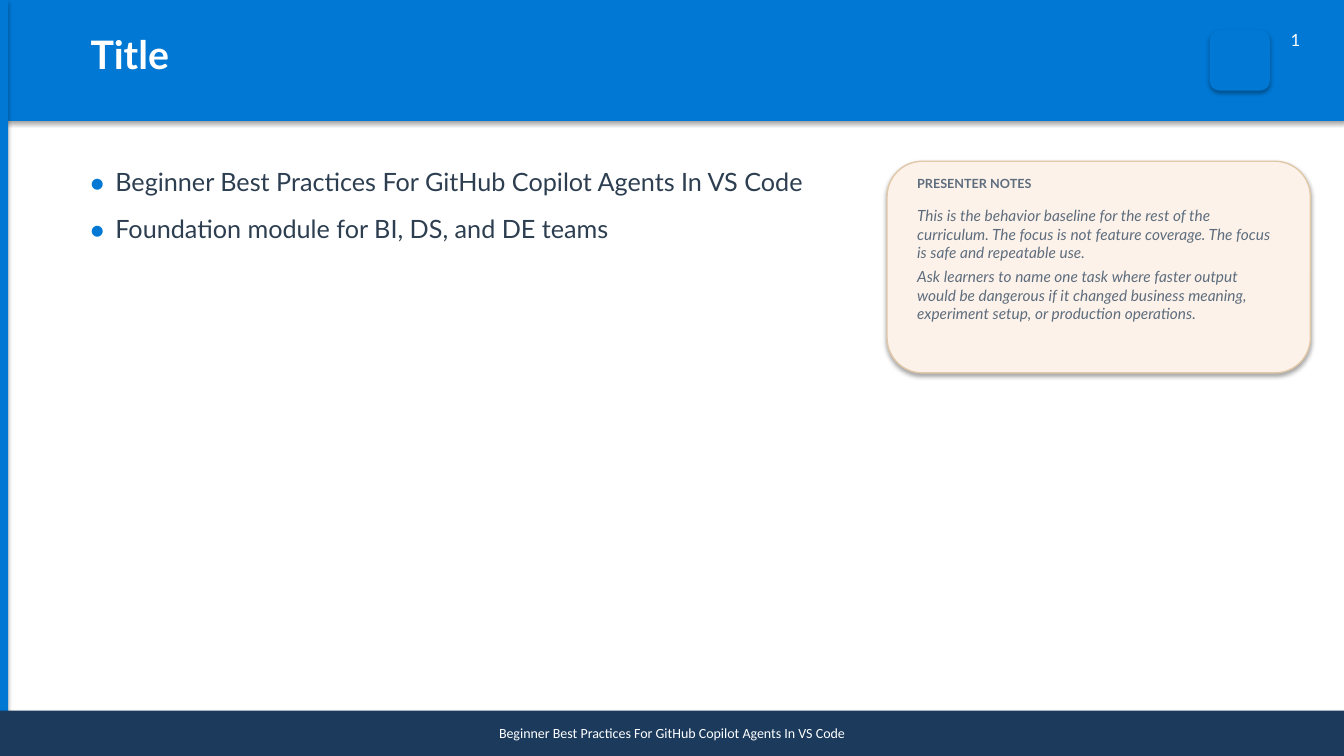
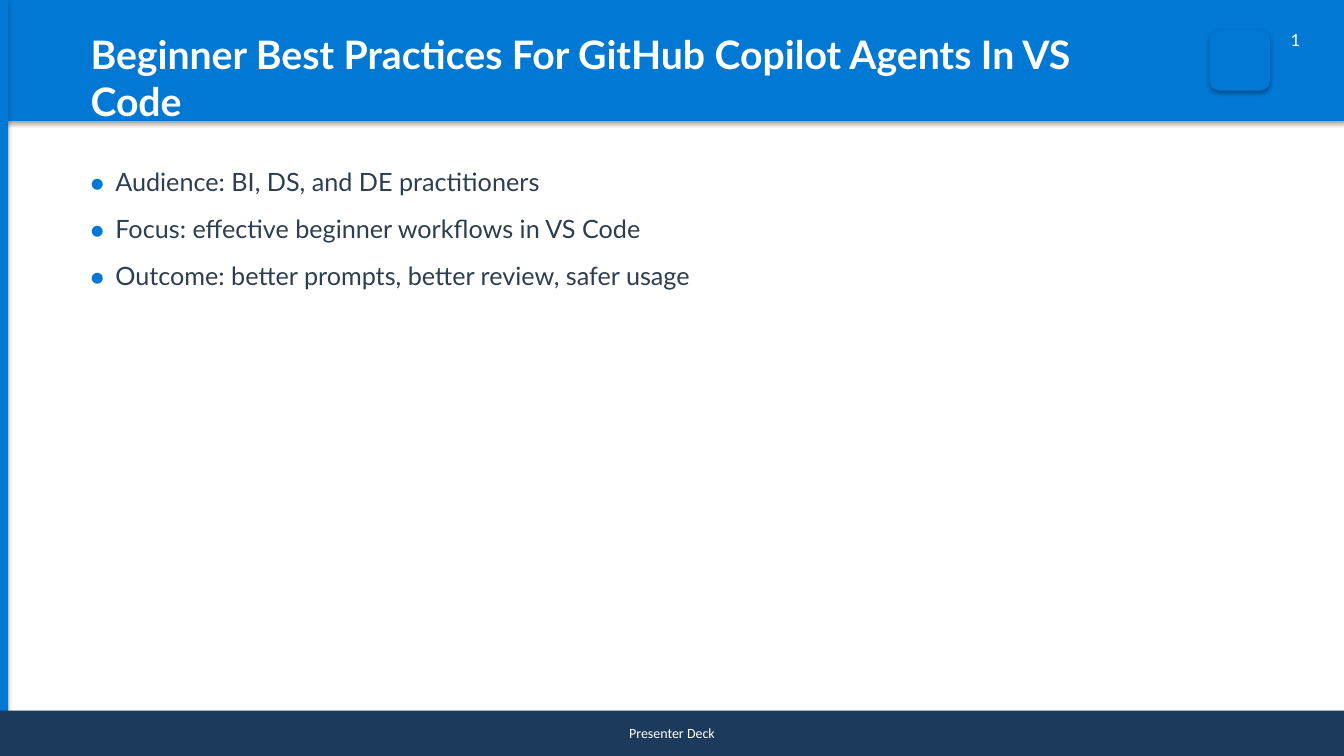
Before and after one commit to reyesry05/AI-Coding-Agent-Training, a slide deck: slide 2 of pptx-output/01-beginner-copilot-agent-best-practices.pptx. Drawn at 1344x756 pixels with LibreOffice and Linux fonts; fonts in the diff are those of the drawing. Boxes give left, top, right and bottom in pixels: in the first picture for what was removed or moved away, otherwise in the second. Text is boxed around its words. In the diff, an @@ line names an element or a change of style, - is before the commit and + after.

```diff
--- a/pptx-output/01-beginner-copilot-agent-best-practices.pptx
+++ b/pptx-output/01-beginner-copilot-agent-best-practices.pptx
@@ text at <box>91,40,1070,124</box>: text changed @@
-Title
+Beginner Best Practices For GitHub Copilot Agents In VS Code
@@ text at <box>115,172,690,290</box>: text changed @@
-● Beginner Best Practices For GitHub Copilot Agents In VS Code
-● Foundation module for BI, DS, and DE teams
+● Audience: BI, DS, and DE practitioners
+● Focus: effective beginner workflows in VS Code
+● Outcome: better prompts, better review, safer usage
@@ rounded rectangle removed at <box>887,161,1311,373</box> @@
@@ text removed at <box>917,179,1031,188</box> @@
-PRESENTER NOTES
@@ text removed at <box>917,209,1270,322</box> @@
-This is the behavior baseline for the rest of the curriculum. The focus is not feature coverage. The focus is safe and repeatable use.
-Ask learners to name one task where faster output would be dangerous if it changed business meaning, experiment setup, or production operations.
@@ text in rectangle at <box>629,728,715,738</box>: text changed @@
-Beginner Best Practices For GitHub Copilot Agents In VS Code
+Presenter Deck
```
Also in this commit, not shown: 4 other slides changed, 12 slides added, 13 slides removed, 45 other files.
